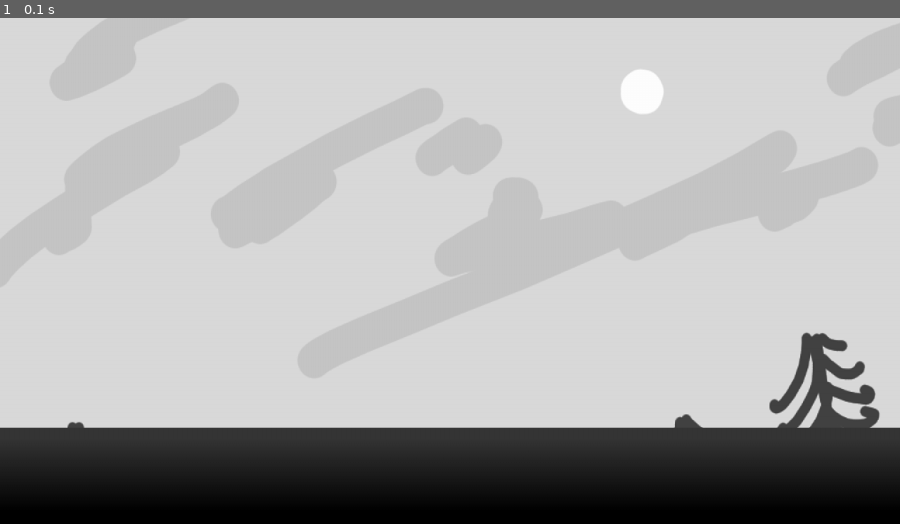
Above: before the commit, frame 1.
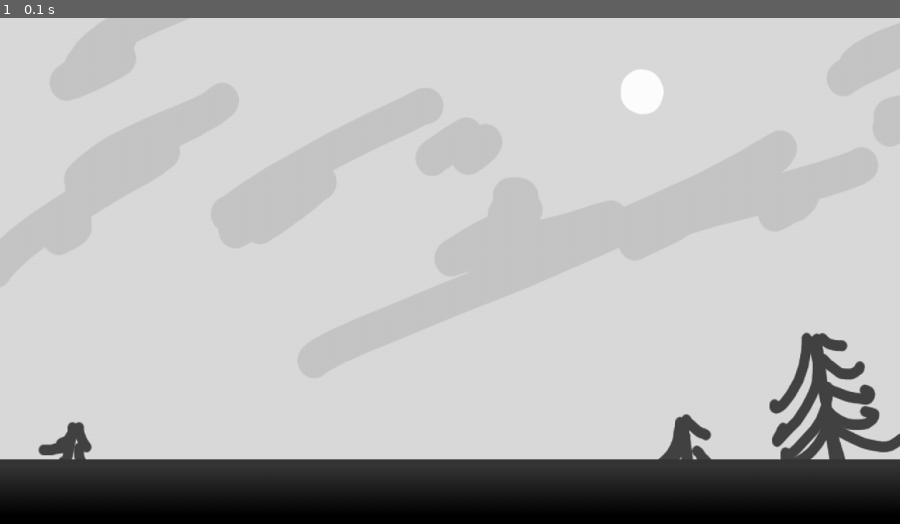
Above: after the commit, the same moment.

Repository: StefMcCuistion/PyGame-Practice-Exercises
Game: pygame game, started from src/main.py
Two runs of this game, one before a commit and one after it. Both use one fixed random seed, a clock stepped at 60 frames per second and the inputs below.
Inputs:
- Up to frame 1 (0.1 s): no input

The runs differ from the first frame. In frame 1, 5.8% of the frame differs, in the area x 0-100%, y 80-88%.

Commit message:
Used display_spr to display ground sprite. Function is operational

Diff:
--- a/src/main.py
+++ b/src/main.py
@@ -29,11 +29,10 @@
 
 def start_menu(screen, clock):
 
-    x, y = screen.get_size() # Retrieves screen size
+    x, y = 1920, 1080
 
     display_bg('start', screen)
-    surf_ground = pg.image.load('img/spr_ground.png')
-    screen.blit(surf_ground, (0, y+1-138))
+    display_spr('ground', screen, (0, y-138))
 
     while True:
         for event in pg.event.get():
